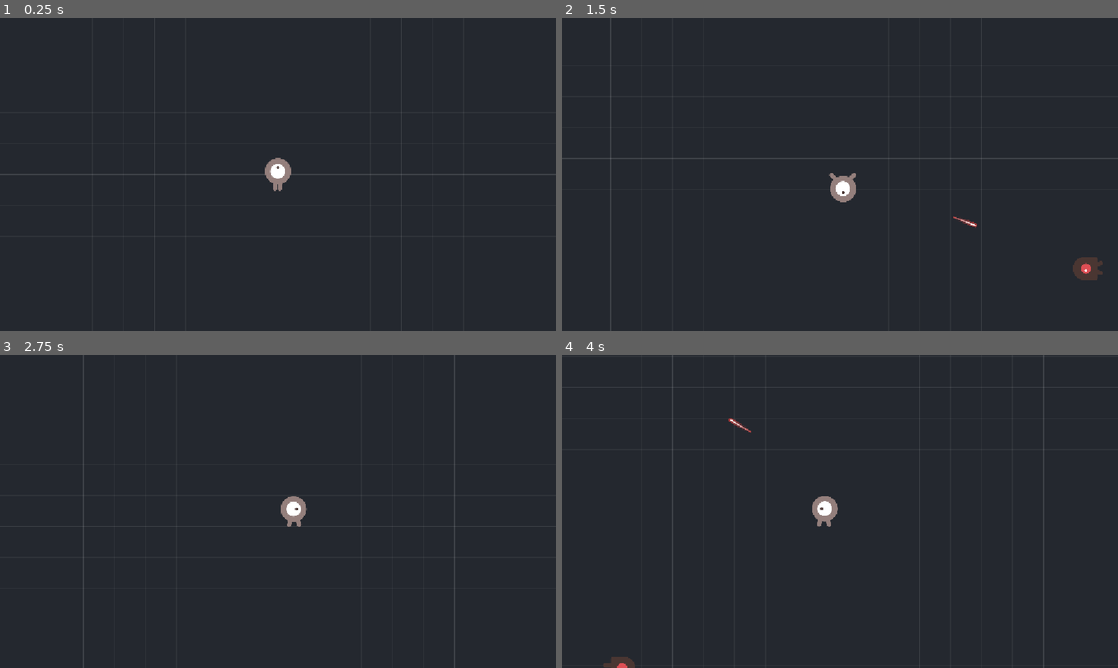
Above: before the commit, frames 1-4 (two rows, left to right).
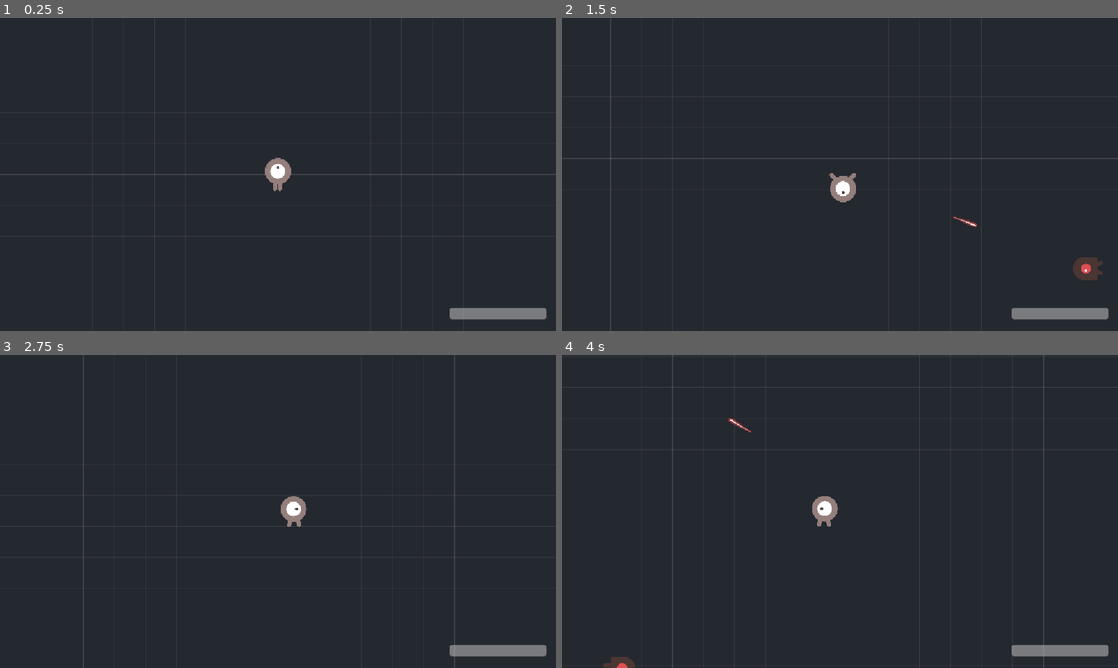
Above: after the commit, the same moments.

Repository: NielsHoekzema07/arena-survival
Game: Godot game, scene res://scenes/main/main.tscn
Same seed, same stepped clock (60 frames per second), same inputs: the game is played once before the commit and once after it.
Inputs:
- Up to frame 1 (0.25 s): no input
- Up to frame 2 (1.5 s): tap Enter at 0.5 s; hold D (move_right) 0.53-1.28 s; tap Space at 1.25 s; hold S (move_down) from 1.28 s (still down)
- Up to frame 3 (2.75 s): release S (move_down) at 2.03 s; hold D (move_right) from 2.03 s (still down)
- Up to frame 4 (4 s): release D (move_right) at 2.78 s; hold W (move_up) 2.78-3.53 s; hold A (move_left) from 3.53 s (still down)

The runs differ from the first frame. In frame 1, 0.7% of the frame differs, in the area x 80-99%, y 92-97%; in frame 2, 0.7%; in frame 3, 0.7%; in frame 4, 0.7%.

Commit message:
Healthbar rechtsonder in de HUD
Hud-scene op een CanvasLayer, zodat de balk los staat van de camera en
rechtsonder blijft staan terwijl de speler door de arena loopt.

Levenspunten staan in player.gd, niet in de HUD: een setter op health
begrenst de waarde en zendt health_changed uit, waar de HUD naar luistert.
De HUD leest bij het verbinden eenmalig de huidige stand, want de eerste
emit van de speler valt voor de _ready van de HUD.

Nog geen schade: er is nog geen hurtbox, dus de balk blijft in het spel op
vol staan tot fase 5.

Co-Authored-By: Claude Opus 5 <noreply@anthropic.com>

Diff:
--- a/scenes/main/main.tscn
+++ b/scenes/main/main.tscn
@@ -5,6 +5,7 @@
 [ext_resource type="Script" uid="uid://cj3mvgjluy5lf" path="res://scenes/main/arena_raster.gd" id="2_raster"]
 [ext_resource type="Script" uid="uid://0hu11e2jdoxr" path="res://scenes/enemies/enemy_spawner.gd" id="3_spawner"]
 [ext_resource type="PackedScene" uid="uid://cul8bd30mr63d" path="res://scenes/enemies/enemy.tscn" id="4_enemy"]
+[ext_resource type="PackedScene" uid="uid://ct0f7ppoodb07" path="res://scenes/ui/hud.tscn" id="5_hud"]
 
 [sub_resource type="RectangleShape2D" id="RectangleShape2D_6q06x"]
 size = Vector2(5064, 32)
@@ -58,3 +59,5 @@
 [node name="EnemySpawner" type="Node2D" parent="." unique_id=2063556495]
 script = ExtResource("3_spawner")
 enemy_scene = ExtResource("4_enemy")
+
+[node name="Hud" parent="." instance=ExtResource("5_hud")]
--- a/scenes/player/player.gd
+++ b/scenes/player/player.gd
@@ -1,8 +1,25 @@
 class_name Player
 extends CharacterBody2D
 
+## Wordt uitgezonden zodra de levenspunten veranderen. De HUD luistert hiernaar.
+signal health_changed(huidig: int, maximum: int)
+
 ## Loopsnelheid in pixels per seconde.
 @export var speed: float = 300.0
+
+## Aantal levenspunten waarmee een run begint.
+@export var max_health: int = 5
+
+## Huidige levenspunten. Via de setter wordt de waarde begrensd en wordt het
+## signaal uitgezonden, zodat elke plek die dit aanpast automatisch de HUD
+## bijwerkt. In fase 5 doet neem_schade() hier simpelweg `health -= schade`.
+var health: int:
+	set(waarde):
+		var nieuw := clampi(waarde, 0, max_health)
+		if nieuw == health:
+			return
+		health = nieuw
+		health_changed.emit(health, max_health)
 
 @onready var _sprite: AnimatedSprite2D = $AnimatedSprite2D
 @onready var _camera: Camera2D = $Camera2D
@@ -11,6 +28,7 @@
 func _ready() -> void:
 	# Vijanden zoeken de speler op via deze groep, niet via een vast pad.
 	add_to_group("player")
+	health = max_health
 	_begrens_camera()
 
 
--- /dev/null
+++ b/scenes/ui/hud.gd
@@ -0,0 +1,32 @@
+class_name Hud
+extends CanvasLayer
+
+## Schermweergave die los van de camera staat.
+##
+## Een CanvasLayer valt buiten de camera-transform en tekent in
+## schermcoordinaten. Daardoor blijft de balk rechtsonder staan, ook terwijl de
+## speler door de arena loopt.
+##
+## De HUD houdt zelf geen levenspunten bij: die staan in player.gd. Hier wordt
+## alleen weergegeven wat de speler doorgeeft via het health_changed-signaal.
+
+@onready var _health_bar: ProgressBar = $RechtsOnder/HealthBar
+
+
+func _ready() -> void:
+	var speler := get_tree().get_first_node_in_group("player")
+	if speler == null:
+		push_warning("Hud vindt geen speler. Staat de Hud-node wel na Player in main.tscn?")
+		return
+
+	speler.health_changed.connect(_op_health_changed)
+
+	# De speler zet zijn levenspunten in _ready, en dat gebeurt voordat deze
+	# node aan de beurt is. Die eerste emit missen we dus; daarom hier eenmalig
+	# de huidige stand ophalen.
+	_op_health_changed(speler.health, speler.max_health)
+
+
+func _op_health_changed(huidig: int, maximum: int) -> void:
+	_health_bar.max_value = maximum
+	_health_bar.value = huidig
--- /dev/null
+++ b/scenes/ui/hud.tscn
@@ -0,0 +1,27 @@
+[gd_scene load_steps=2 format=3 uid="uid://ct0f7ppoodb07"]
+
+[ext_resource type="Script" path="res://scenes/ui/hud.gd" id="1_hud"]
+
+[node name="Hud" type="CanvasLayer" unique_id=971975134]
+script = ExtResource("1_hud")
+
+[node name="RechtsOnder" type="VBoxContainer" parent="."]
+layout_mode = 3
+anchors_preset = 3
+anchor_left = 1.0
+anchor_top = 1.0
+anchor_right = 1.0
+anchor_bottom = 1.0
+offset_left = -220.0
+offset_top = -48.0
+offset_right = -20.0
+offset_bottom = -24.0
+grow_horizontal = 0
+grow_vertical = 0
+
+[node name="HealthBar" type="ProgressBar" parent="RechtsOnder"]
+custom_minimum_size = Vector2(200, 24)
+layout_mode = 2
+max_value = 5.0
+value = 5.0
+show_percentage = false
Not shown, added: scenes/ui/hud.gd.uid
Not shown, removed: scenes/ui/.gitkeep
